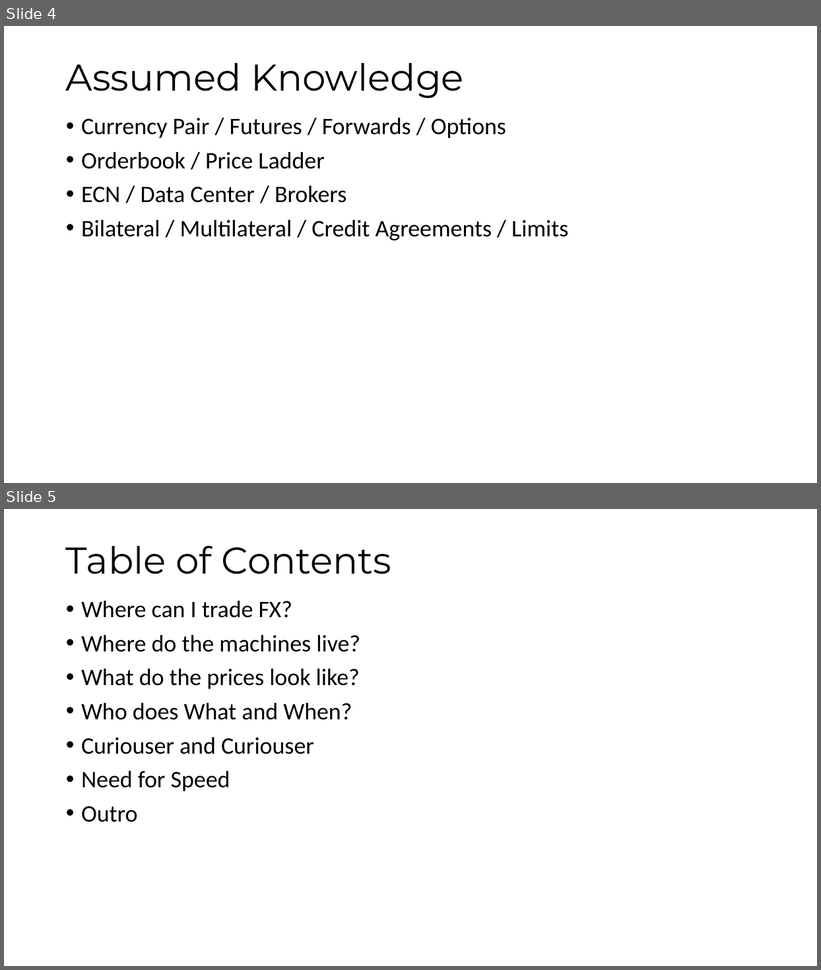
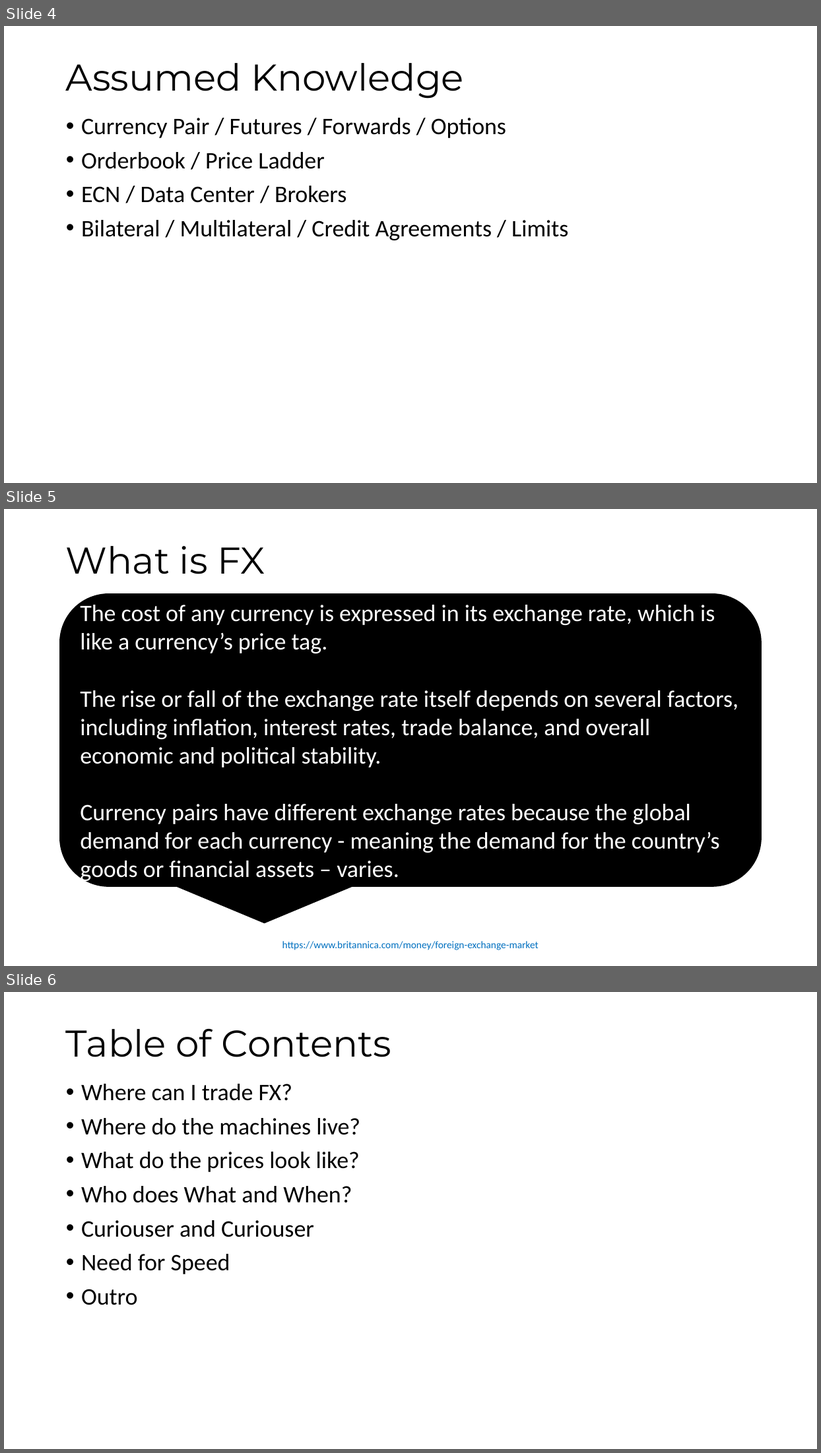
Before and after one commit to maatt4code/PicsAndStuff, a slide deck: Presentation/FXMM.pptx. Shown one above the other, each under a label of ours: slides 4 and 5 before the commit, slides 4, 5 and 6 after it. The pictures are 821x970 and 821x1453 pixels, drawn with LibreOffice and Linux fonts; fonts in the diff are those of the drawing. Boxes give left, top, right and bottom in pixels: in the first picture for what was removed or moved away, otherwise in the second. Text is boxed around its words. In the diff, an @@ line names an element or a change of style, - is before the commit and + after.

```diff
--- a/Presentation/FXMM.pptx
+++ b/Presentation/FXMM.pptx
@@ slide 5 added at (4, 509, 817, 966), background #FFFFFF @@
@@ title added at (66, 546, 265, 574), 44 pt, text #000000 @@
+What is FX
@@ rounded speech box added at (60, 593, 762, 887), fill #000000, outline #000000 1 pt, 28 pt, text #FFFFFF @@
+The cost of any currency is expressed in its exchange rate, which is like a currency’s price tag.
+The rise or fall of the exchange rate itself depends on several factors, including inflation, interest rates, trade balance, and overall economic and political stability.
+Currency pairs have different exchange rates because the global demand for each currency - meaning the demand for the country’s goods or financial assets – varies.
@@ text added at (283, 941, 539, 951), 12 pt, text #0070C0 @@
+https://www.britannica.com/money/foreign-exchange-market
@@ what was slide 5 is now slide 6 @@
```
Also in this commit, not shown: 2 slides changed, 2 other slides added, 1 slide removed, 2 other files.
